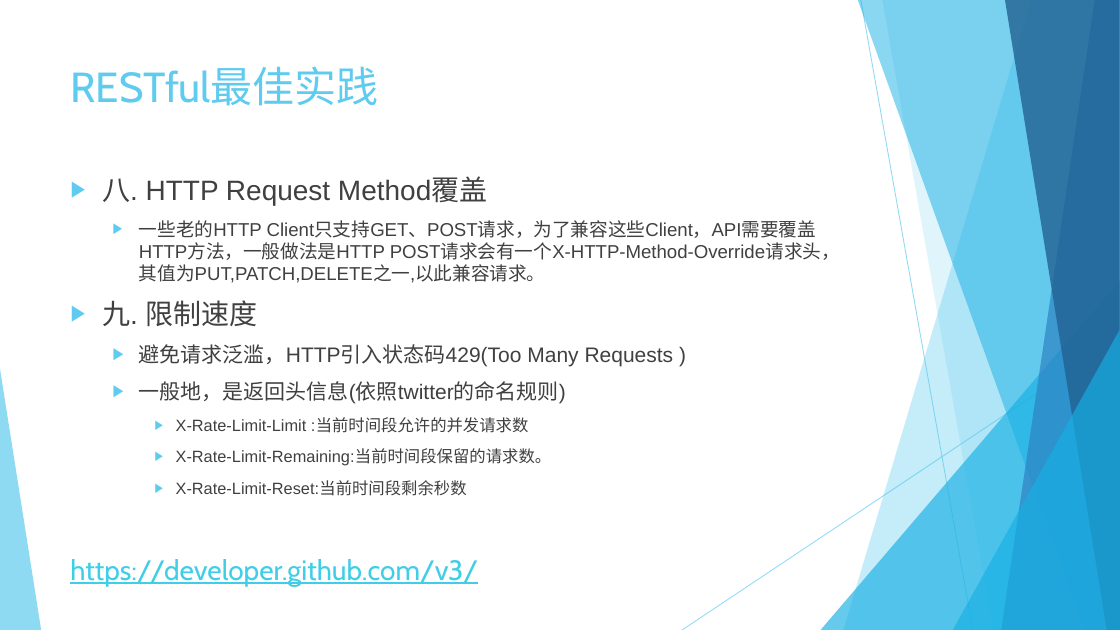
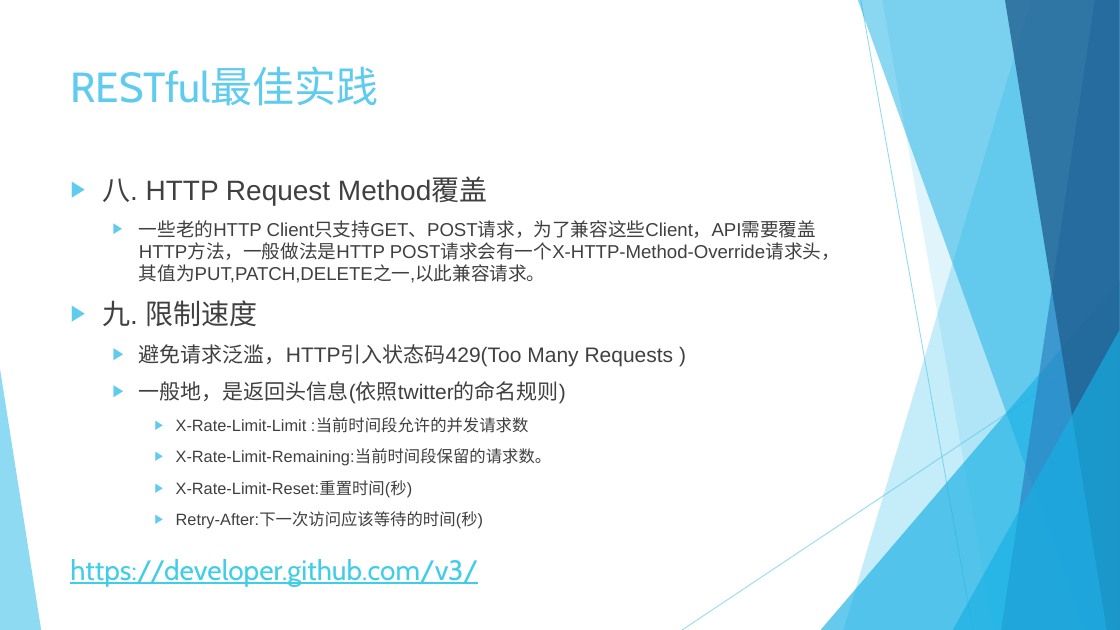
Before and after one commit to Crab2died/micro-boot, a slide deck: slide 16 of rest-api/RESTful.pptx. Drawn at 1120x630 pixels with LibreOffice and Linux fonts; fonts in the diff are those of the drawing. Boxes give left, top, right and bottom in pixels: in the first picture for what was removed or moved away, otherwise in the second. Text is boxed around its words. In the diff, an @@ line names an element or a change of style, - is before the commit and + after.

Commit message:
ppt

```diff
--- a/rest-api/RESTful.pptx
+++ b/rest-api/RESTful.pptx
@@ text at bbox=[176, 480, 484, 529]: text changed @@
-    ▶ X-Rate-Limit-Reset:当前时间段剩余秒数
+    ▶ X-Rate-Limit-Reset:重置时间(秒)
+    ▶ Retry-After:下一次访问应该等待的时间(秒)
```
Also in this commit, not shown: 1 other slide changed.
